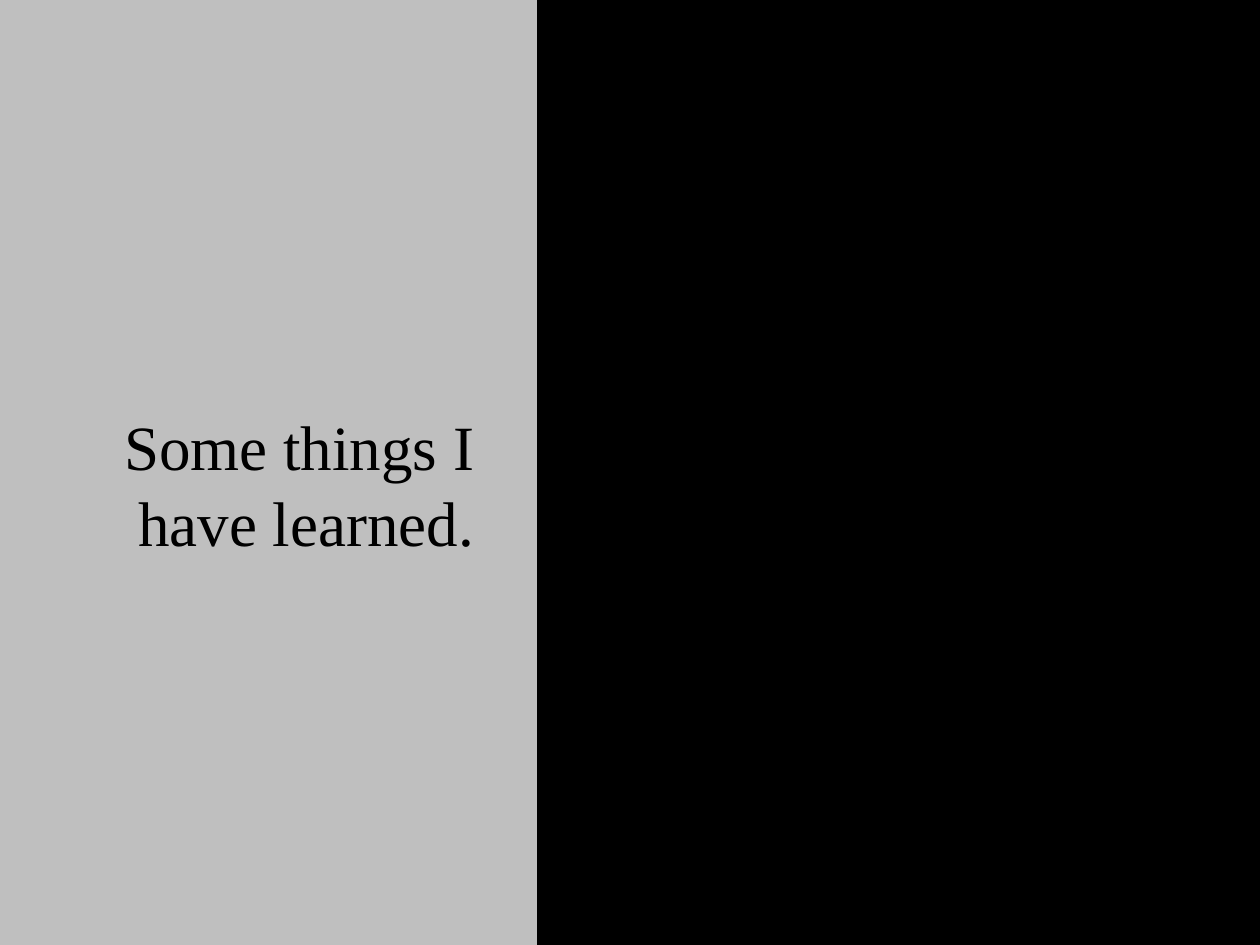
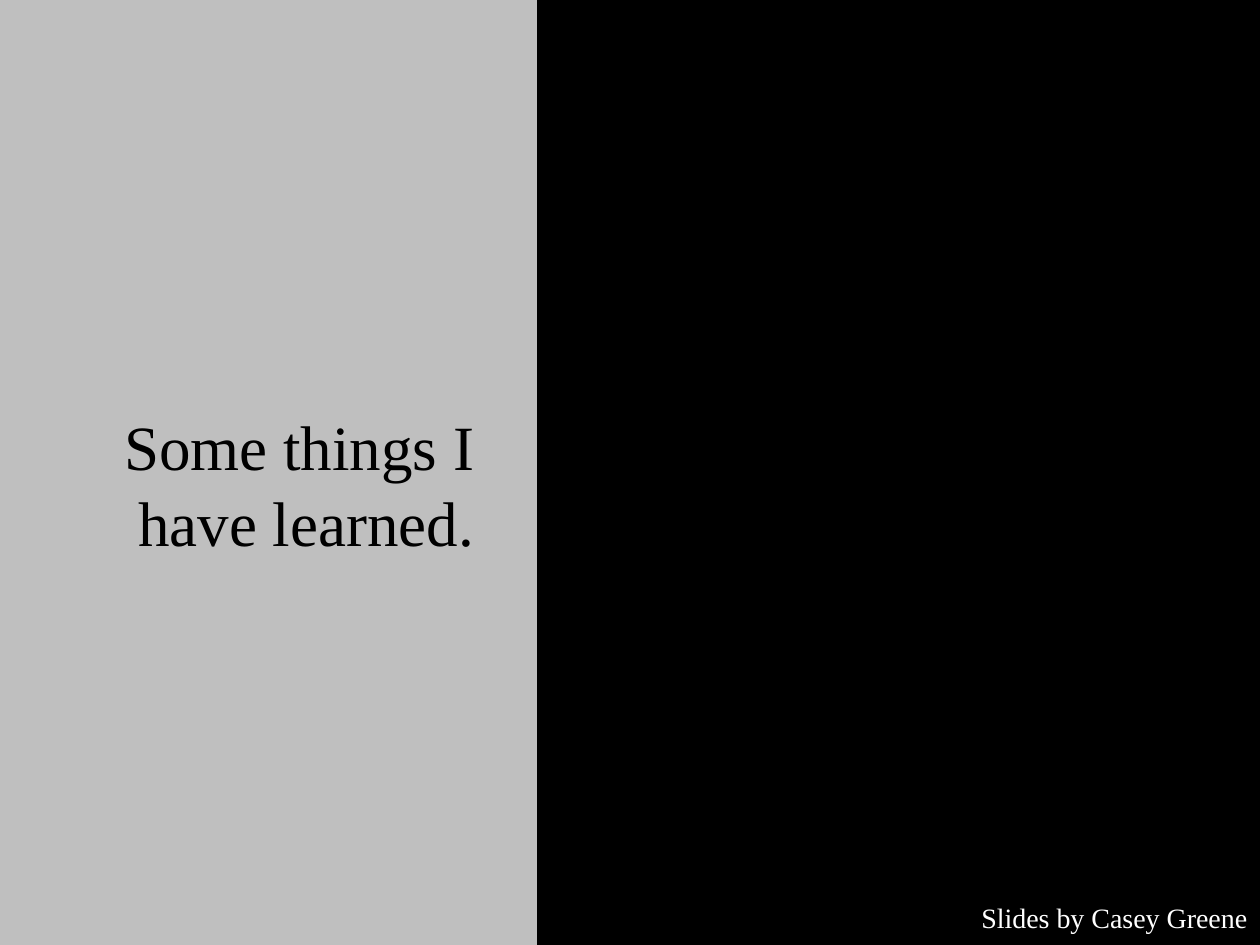
Before and after one commit to lab-carpentry/lab-carpentry.github.io, a slide deck: slide 1 of assets/presentations/CaseyGreene-IowaState-BCB2016.pptx. Drawn at 1260x945 pixels with LibreOffice and Linux fonts; fonts in the diff are those of the drawing. Boxes give left, top, right and bottom in pixels: in the first picture for what was removed or moved away, otherwise in the second. Text is boxed around its words. In the diff, an @@ line names an element or a change of style, - is before the commit and + after.

```diff
--- a/assets/presentations/CaseyGreene-IowaState-BCB2016.pptx
+++ b/assets/presentations/CaseyGreene-IowaState-BCB2016.pptx
@@ text added at <box>981,908,1248,933</box>, 16 pt, text #FFFFFF @@
+Slides by Casey Greene
```
Also in this commit, not shown: 7 other slides changed, 1 other file.
